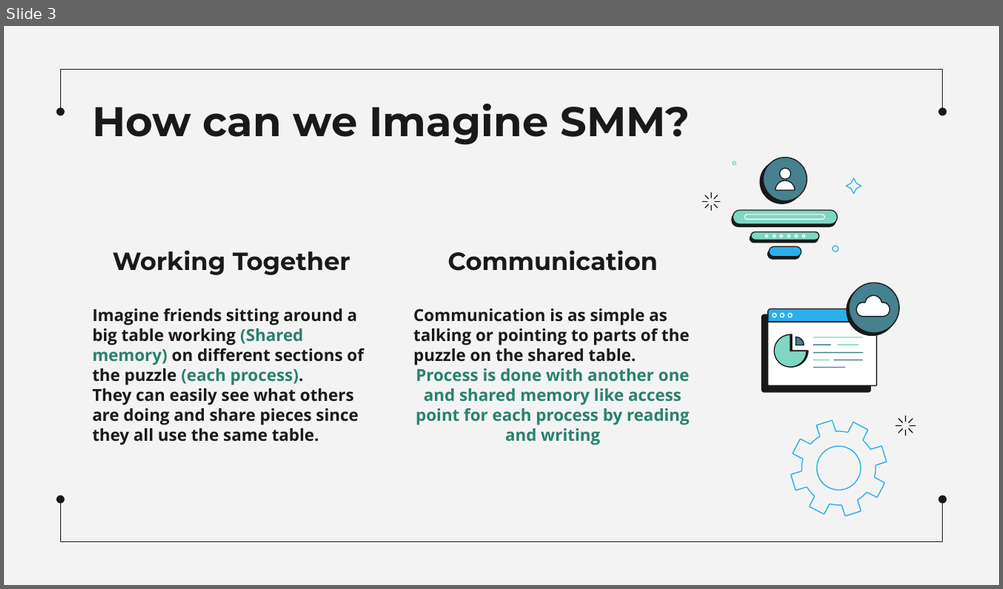
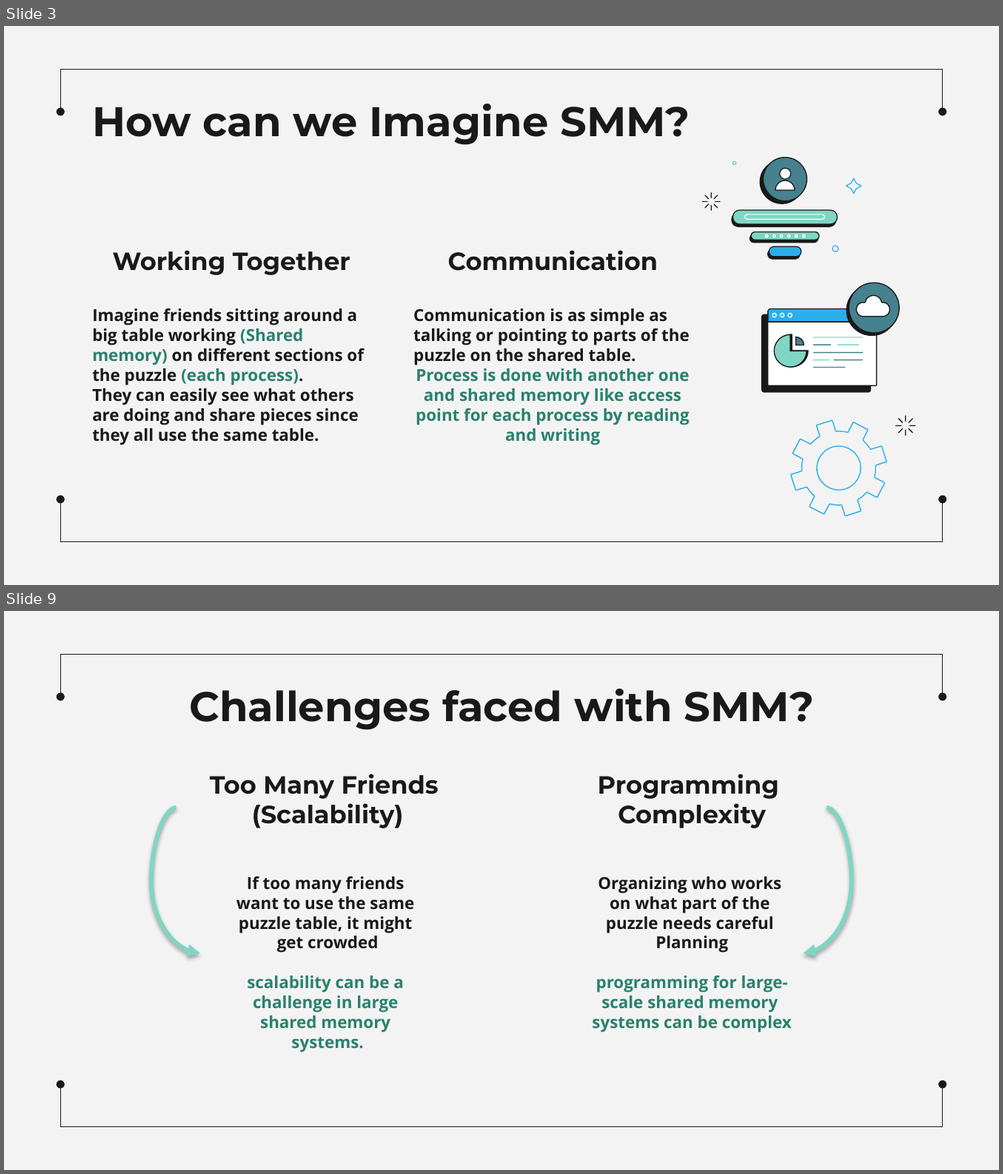
Before and after one commit to MahmoudEssam707/Operating-System, a slide deck: Presentaion on Shared Memory Machines/Sharing Memory Machines.pptx. Shown one above the other, each under a label of ours: slide 3 before the commit, slides 3 and 9 after it; the slides between them are not shown. The pictures are 1003x589 and 1003x1174 pixels, drawn with LibreOffice and Linux fonts; fonts in the diff are those of the drawing. Boxes give left, top, right and bottom in pixels: in the first picture for what was removed or moved away, otherwise in the second. Text is boxed around its words. In the diff, an @@ line names an element or a change of style, - is before the commit and + after.

```diff
--- a/Presentaion on Shared Memory Machines/Sharing Memory Machines.pptx
+++ b/Presentaion on Shared Memory Machines/Sharing Memory Machines.pptx
@@ slide 9 added at <box>4,611,999,1170</box>, background #F3F3F3; not listed: 6 template elements that a slide beside it also shows @@
@@ title added at <box>189,689,814,730</box>, 30 pt, text #191919, bold @@
+Challenges faced with SMM?
@@ text added at <box>210,774,438,829</box>, 18 pt, text #191919, bold @@
+Too Many Friends
+(Scalability)
@@ text added at <box>597,774,779,829</box>, 18 pt, text #191919, bold @@
+Programming
+Complexity
@@ curved arrow added from (176, 808) to (200, 954), #7FD6C3 3 pt @@
@@ curved arrow added from (826, 808) to (802, 954), #7FD6C3 3 pt @@
@@ subtitle added at <box>236,877,414,1052</box>, 12 pt, text #191919, bold @@
+If too many friends
+want to use the same
+puzzle table, it might
+get crowded
+scalability can be a
+challenge in large
+shared memory
+systems.
@@ subtitle added at <box>592,877,791,1033</box>, 12 pt, text #191919, bold @@
+Organizing who works
+on what part of the
+puzzle needs careful
+Planning
+programming for large-
+scale shared memory
+systems can be complex
```
Also in this commit, not shown: 4 slides changed, 9 other slides added, 1 slide removed.
